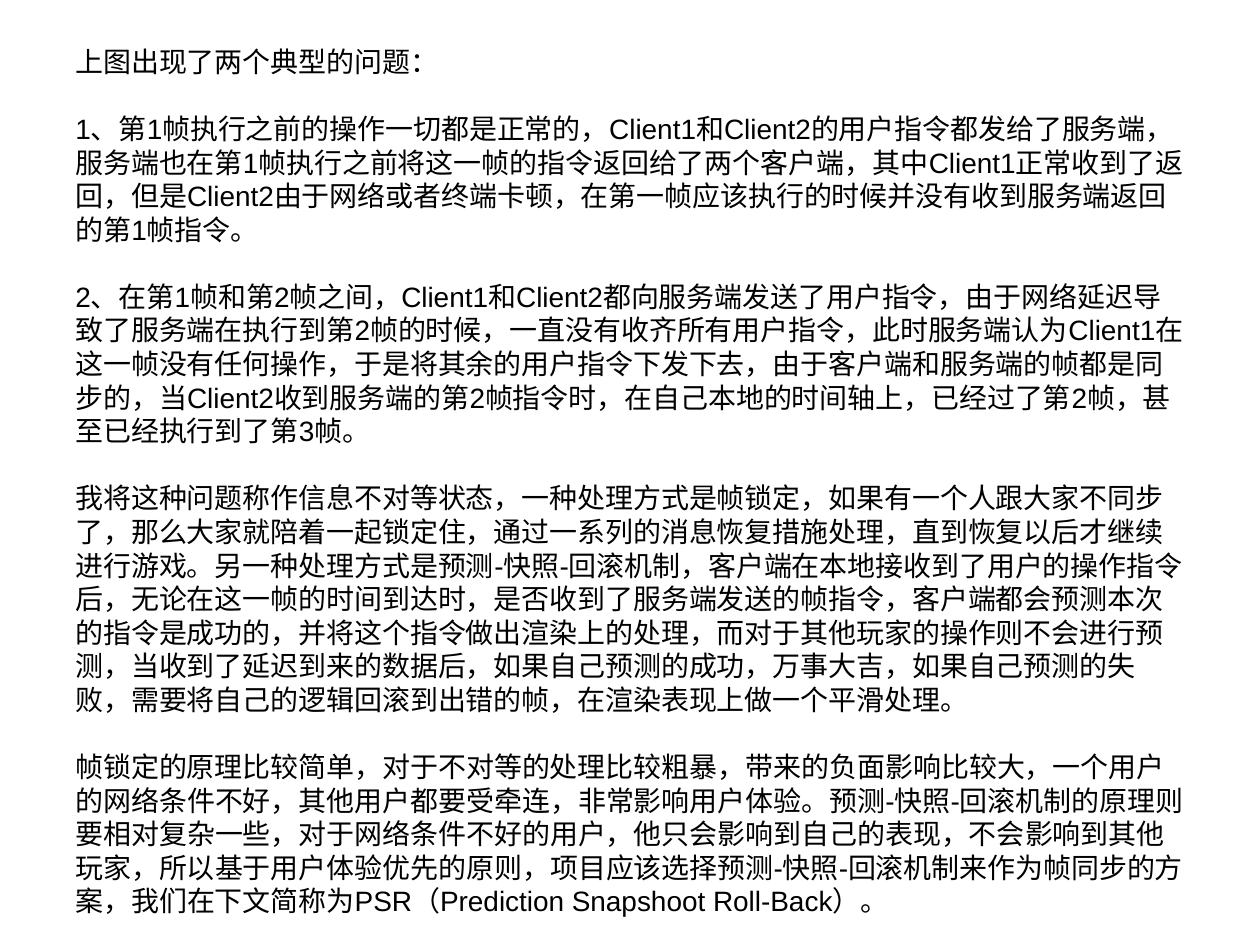
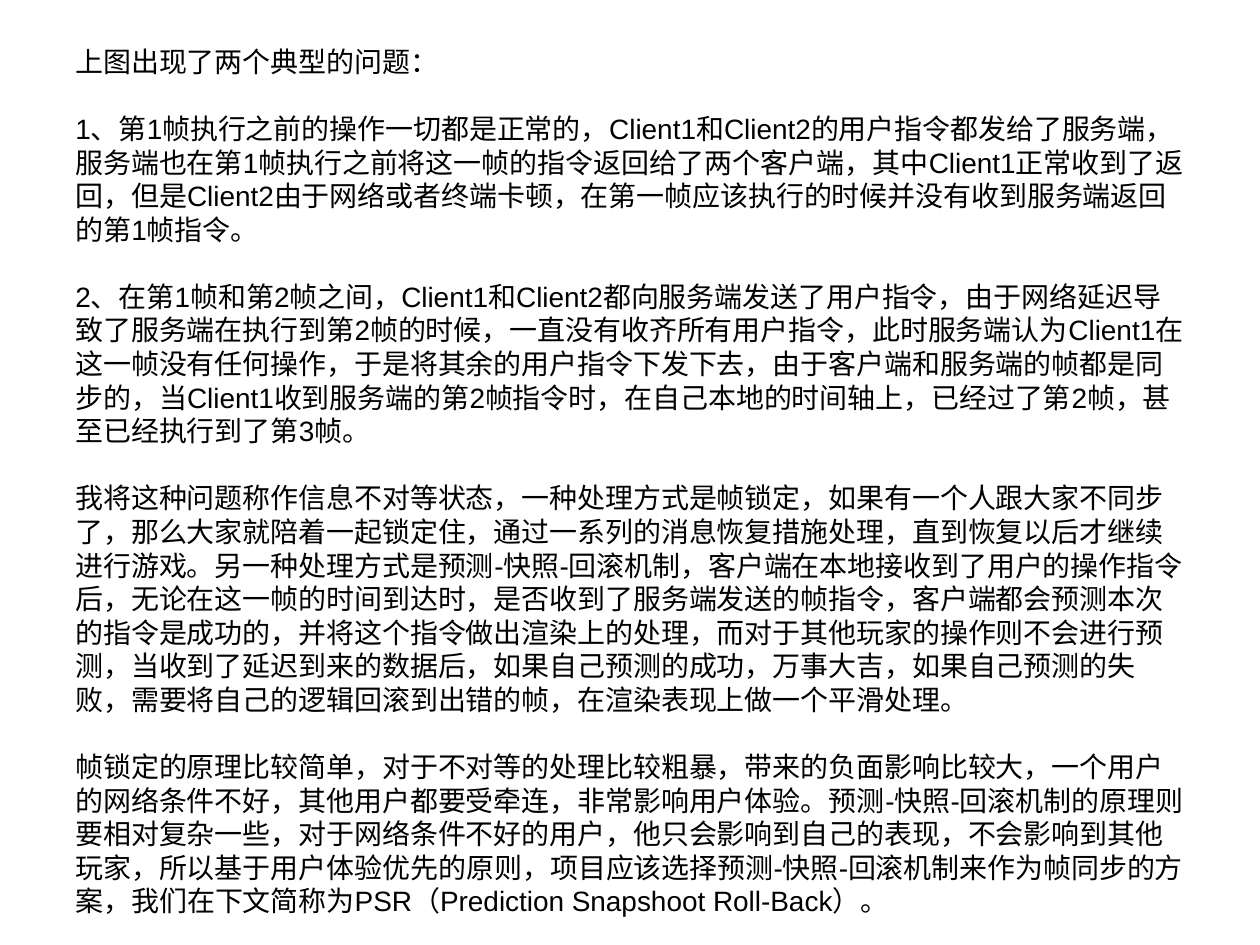
Before and after one commit to cyk88888888/LockStep-StateSynchronization, a slide deck: slide 5 of 浅析帧同步和状态同步.ppt (slide 6 before the commit). Drawn at 1260x945 pixels with LibreOffice and Linux fonts; fonts in the diff are those of the drawing. Boxes give left, top, right and bottom in pixels: in the first picture for what was removed or moved away, otherwise in the second. Text is boxed around its words. In the diff, an @@ line names an element or a change of style, - is before the commit and + after.

```diff
--- a/浅析帧同步和状态同步.ppt
+++ b/浅析帧同步和状态同步.ppt
@@ title at (75, 48, 1183, 917): text changed @@
-上图出现了两个典型的问题：
-1、第1帧执行之前的操作一切都是正常的，Client1和Client2的用户指令都发给了服务端，服务端也在第1帧执行之前将这一帧的指令返回给了两个客户端，其中Client1正常收到了返回，但是Client2由于网络或者终端卡顿，在第一帧应该执行的时候并没有收到服务端返回的第1帧指令。
-2、在第1帧和第2帧之间，Client1和Client2都向服务端发送了用户指令，由于网络延迟导致了服务端在执行到第2帧的时候，一直没有收齐所有用户指令，此时服务端认为Client1在这一帧没有任何操作，于是将其余的用户指令下发下去，由于客户端和服务端的帧都是同步的，当Client2收到服务端的第2帧指令时，在自己本地的时间轴上，已经过了第2帧，甚至已经执行到了第3帧。
-我将这种问题称作信息不对等状态，一种处理方式是帧锁定，如果有一个人跟大家不同步了，那么大家就陪着一起锁定住，通过一系列的消息恢复措施处理，直到恢复以后才继续进行游戏。另一种处理方式是预测-快照-回滚机制，客户端在本地接收到了用户的操作指令后，无论在这一帧的时间到达时，是否收到了服务端发送的帧指令，客户端都会预测本次的指令是成功的，并将这个指令做出渲染上的处理，而对于其他玩家的操作则不会进行预测，当收到了延迟到来的数据后，如果自己预测的成功，万事大吉，如果自己预测的失败，需要将自己的逻辑回滚到出错的帧，在渲染表现上做一个平滑处理。
-帧锁定的原理比较简单，对于不对等的处理比较粗暴，带来的负面影响比较大，一个用户的网络条件不好，其他用户都要受牵连，非常影响用户体验。预测-快照-回滚机制的原理则要相对复杂一些，对于网络条件不好的用户，他只会影响到自己的表现，不会影响到其他玩家，所以基于用户体验优先的原则，项目应该选择预测-快照-回滚机制来作为帧同步的方案，我们在下文简称为PSR（Prediction Snapshoot Roll-Back）。
+上图出现了两个典型的问题：
+1、第1帧执行之前的操作一切都是正常的，Client1和Client2的用户指令都发给了服务端，服务端也在第1帧执行之前将这一帧的指令返回给了两个客户端，其中Client1正常收到了返回，但是Client2由于网络或者终端卡顿，在第一帧应该执行的时候并没有收到服务端返回的第1帧指令。
+2、在第1帧和第2帧之间，Client1和Client2都向服务端发送了用户指令，由于网络延迟导致了服务端在执行到第2帧的时候，一直没有收齐所有用户指令，此时服务端认为Client1在这一帧没有任何操作，于是将其余的用户指令下发下去，由于客户端和服务端的帧都是同步的，当Client1收到服务端的第2帧指令时，在自己本地的时间轴上，已经过了第2帧，甚至已经执行到了第3帧。
+我将这种问题称作信息不对等状态，一种处理方式是帧锁定，如果有一个人跟大家不同步了，那么大家就陪着一起锁定住，通过一系列的消息恢复措施处理，直到恢复以后才继续进行游戏。另一种处理方式是预测-快照-回滚机制，客户端在本地接收到了用户的操作指令后，无论在这一帧的时间到达时，是否收到了服务端发送的帧指令，客户端都会预测本次的指令是成功的，并将这个指令做出渲染上的处理，而对于其他玩家的操作则不会进行预测，当收到了延迟到来的数据后，如果自己预测的成功，万事大吉，如果自己预测的失败，需要将自己的逻辑回滚到出错的帧，在渲染表现上做一个平滑处理。
+帧锁定的原理比较简单，对于不对等的处理比较粗暴，带来的负面影响比较大，一个用户的网络条件不好，其他用户都要受牵连，非常影响用户体验。预测-快照-回滚机制的原理则要相对复杂一些，对于网络条件不好的用户，他只会影响到自己的表现，不会影响到其他玩家，所以基于用户体验优先的原则，项目应该选择预测-快照-回滚机制来作为帧同步的方案，我们在下文简称为PSR（Prediction Snapshoot Roll-Back）。
```
Also in this commit, not shown: 2 other slides changed, 1 slide removed, 1 other file.
